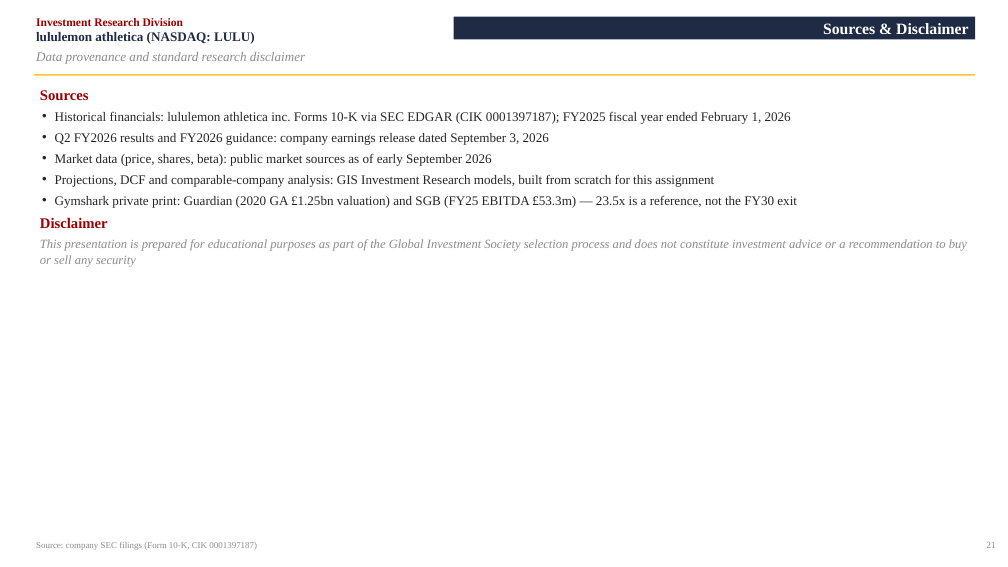
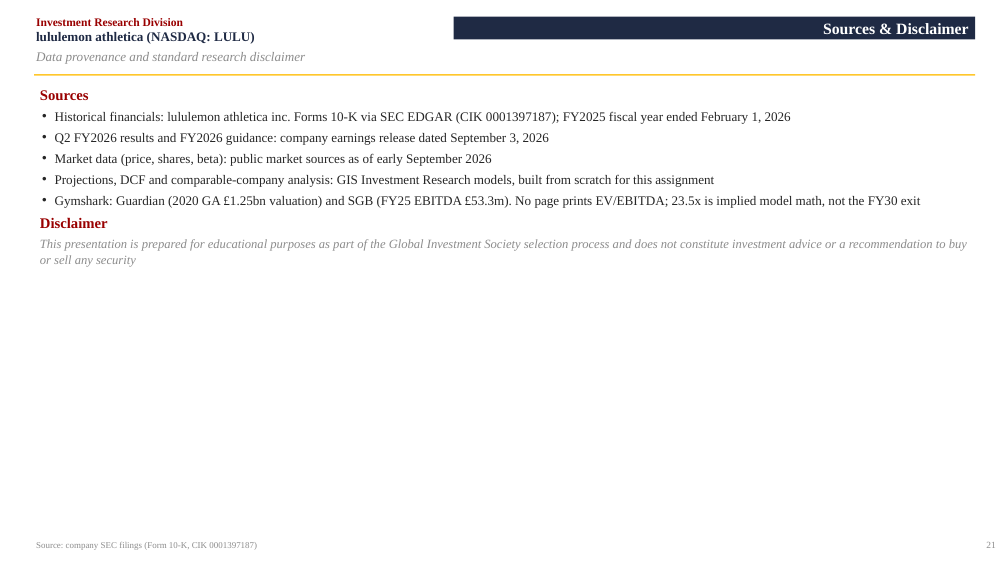
Before and after one commit to vengeanceaiUSC/RM, a slide deck: slide 22 of LULU/LULU_Investment_Pitch_Deck.pptx. Drawn at 1008x567 pixels with LibreOffice and Linux fonts; fonts in the diff are those of the drawing. Boxes give left, top, right and bottom in pixels: in the first picture for what was removed or moved away, otherwise in the second. Text is boxed around its words. In the diff, an @@ line names an element or a change of style, - is before the commit and + after.

```diff
--- a/LULU/LULU_Investment_Pitch_Deck.pptx
+++ b/LULU/LULU_Investment_Pitch_Deck.pptx
@@ text at box(55, 196, 921, 208): text changed @@
-• Gymshark private print: Guardian (2020 GA £1.25bn valuation) and SGB (FY25 EBITDA £53.3m) — 23.5x is a reference, not the FY30 exit
+• Gymshark: Guardian (2020 GA £1.25bn valuation) and SGB (FY25 EBITDA £53.3m). No page prints EV/EBITDA; 23.5x is implied model math, not the FY30 exit
```
Also in this commit, not shown: 1 other slide changed, 5 other files.
